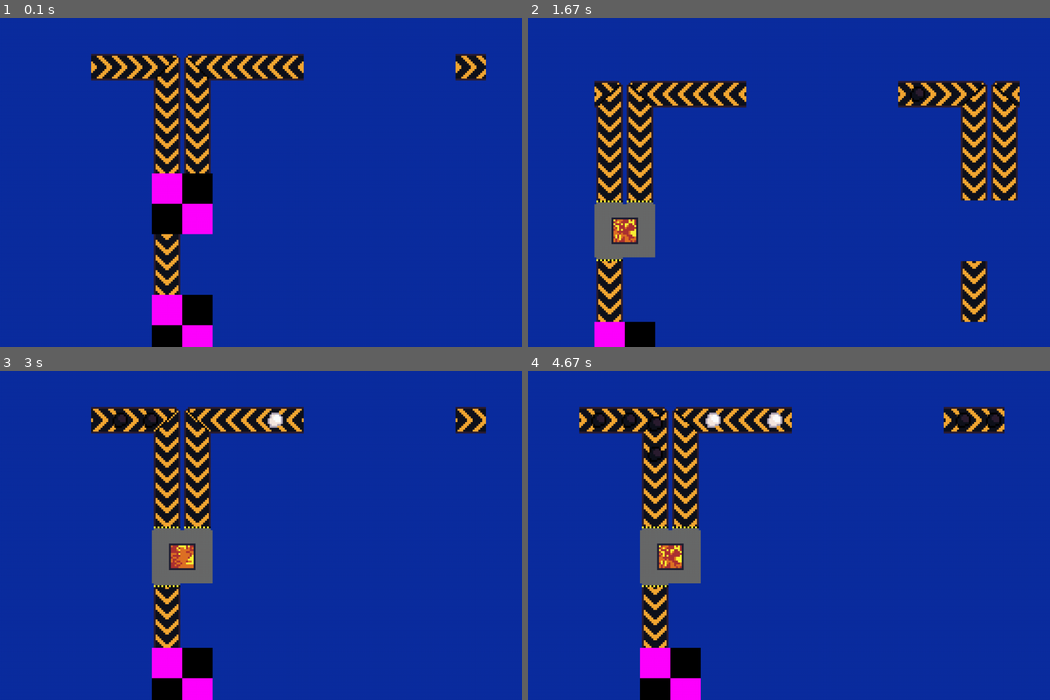
Above: before the commit, frames 1-4 (two rows, left to right).
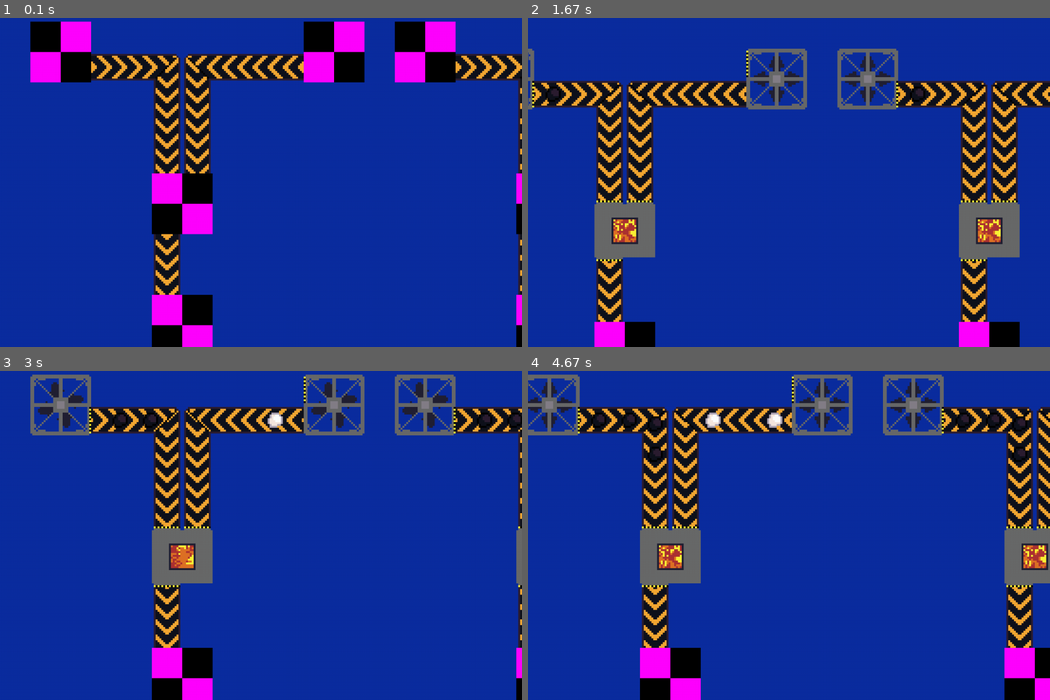
Above: after the commit, the same moments.

Repository: fijianfugufish/factory-game
Game: pygame game, started from main.pyw
Two runs of this game, one before a commit and one after it. Both use one fixed random seed, a clock stepped at 60 frames per second and the inputs below.
Inputs (mouse positions are in pixels of both pictures, inside the frame that each line leads up to):
- Up to frame 1 (0.1 s): no input
- Up to frame 2 (1.67 s): hold D 0.33-0.8 s; move the mouse to (768, 185) at 0.37 s; hold W 0.83-1.13 s; hold D 1.17-1.63 s
- Up to frame 3 (3 s): hold A 1.67-2.2 s; hold S 2.23-2.53 s; hold A 2.57-2.97 s
- Up to frame 4 (4.67 s): hold W 3-3.37 s; hold D 3.4-4.03 s; hold S 4.07-4.43 s; hold A from 4.47 s (still down)

The runs differ from the first frame. In frame 1, 7.8% of the frame differs, in the area x 5-100%, y 1-100%; in frame 2, 7.1%; in frame 3, 5.1%; in frame 4, 10%, in the area x 0-100%, y 1-100%.

Commit message:
added some comments

Diff:
--- a/decodeFactory.py
+++ b/decodeFactory.py
@@ -18,12 +18,14 @@
 cameraPos = [0, 0] # measured in world pos
 renderDistance = 3
 
+# sets are perfect for unique records of ids. i shouldve thought of this earlier
 visibleTransports: set[int] = set()
 visibleMachines: set[int] = set()
 visibleProducers: set[int] = set()
 visibleInventories: set[int] = set()
 visibleItems: dict[int, "Item"] = {}
 visibleSprites: list[pygameui.Sprite] = []
+# the seemingly complex keys ensure that every tranport and id sprite pairs are able to be referenced uniquely
 componentSprites: dict[int, list[pygameui.Sprite]] = {}
 visibleTransportSprites: dict[tuple[int, tuple[int, int]], pygameui.Sprite] = {}
 
@@ -108,6 +110,9 @@
 
         self.item = item
 
+#todo fix naive class types. this is exactly the trap i was trying to avoid when making the data-driven factory
+#todo making them general is much better
+
 def lerp(start, end, t):
     return start + (end - start) * t
 
@@ -117,7 +122,7 @@
     return (screenx, screeny)
 
 def isOffscreen(pos):
-    tolerance = -100 #(renderDistance + 2) * 64
+    tolerance = (renderDistance + 2) * 64
 
     if pos[0] < -tolerance or pos[0] > winx + tolerance:
         return True
@@ -265,6 +270,8 @@
                 else:
                     raise ValueError("unknown transport type")
 
+            #todo the above should be generalised before it becomes if statement spam
+
             # find length and direction between significant points
             deltaX = turnPos[0] - previousPos[0]
             deltaY = turnPos[1] - previousPos[1]
@@ -297,6 +304,8 @@
                     else:
                         raise ValueError("unknown transport type")
 
+                #todo the above should be generalised before it becomes if statement spam
+
             previousDirection = turnDir
             previousPos = turnPos
 
@@ -316,6 +325,8 @@
             else:
                 raise ValueError("unknown producer type")
 
+        #todo the above should be generalised before it becomes if statement spam
+
     # decode for machines
     elif id in factory.machines:
         machine = factory.machines[id]
@@ -332,6 +343,8 @@
             else:
                 raise ValueError("unknown producer type")
 
+        #todo the above should be generalised before it becomes if statement spam
+
     # decode for machines
     elif id in factory.inventories:
         inventory = factory.inventories[id]
@@ -348,7 +361,7 @@
             else:
                 raise ValueError("unknown producer type")
 
-    #todo change 'if x.type' it is messy and not exactly necessary
+        #todo the above should be generalised before it becomes if statement spam
 
 def _renderVisibleItems(factory: fac.Factory):
     global nextVisibleItemid
